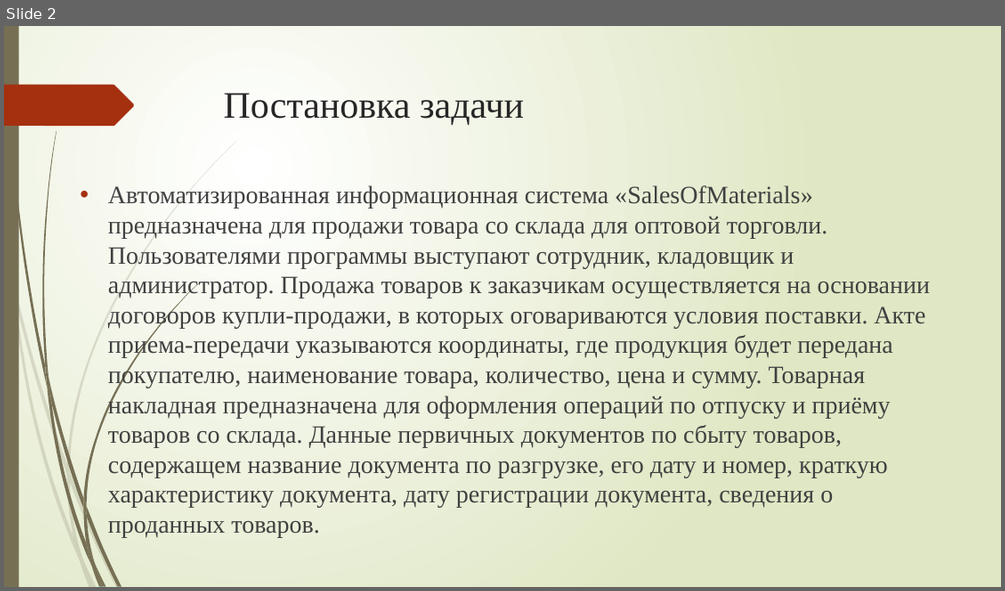
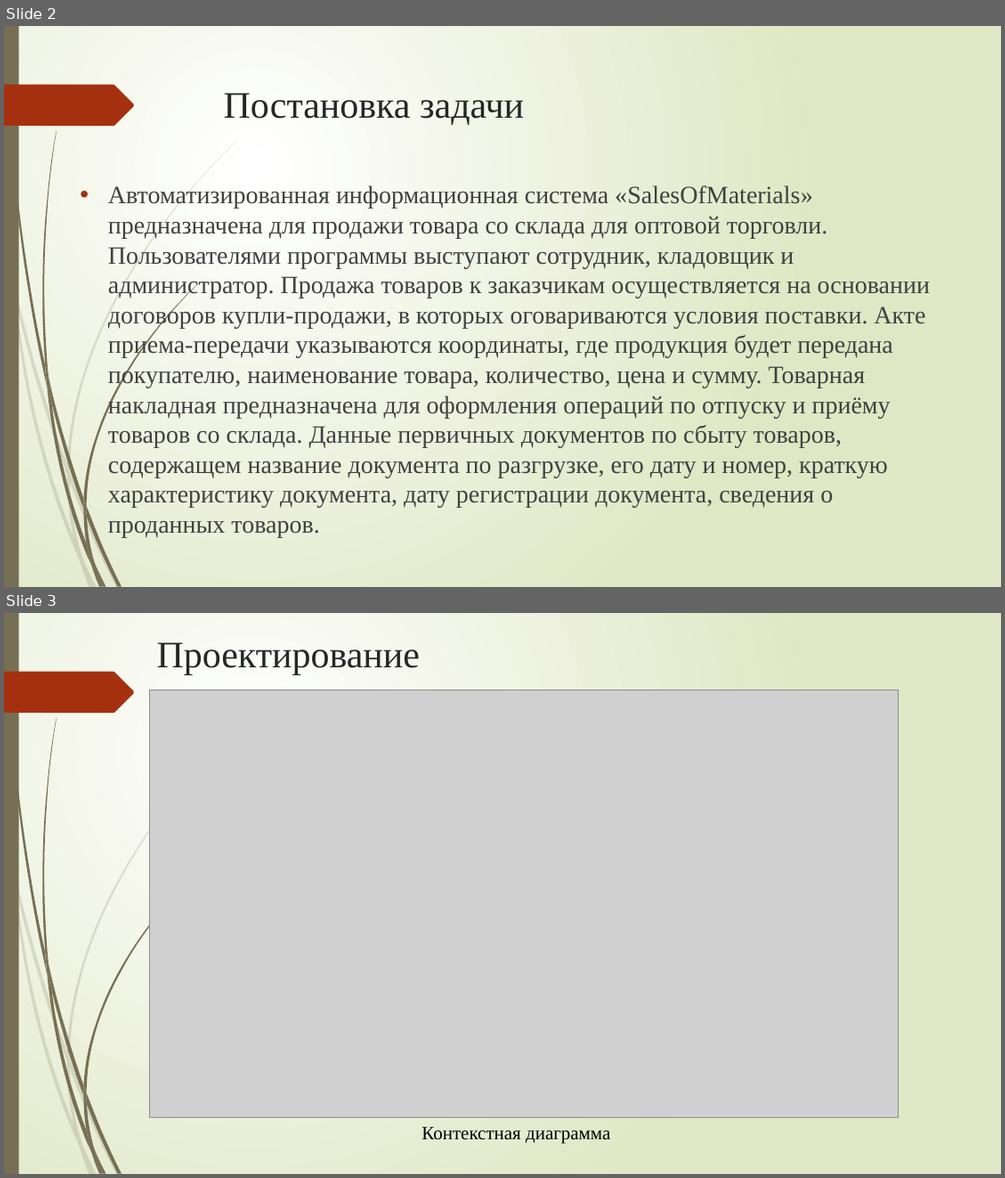
Before and after one commit to Renc345/kurs1, a slide deck: Стародубцев Максим.pptx. Shown one above the other, each under a label of ours: slide 2 before the commit, slides 2 and 3 after it. The pictures are 1005x591 and 1005x1178 pixels, drawn with LibreOffice and Linux fonts; fonts in the diff are those of the drawing; grey boxes stand for pictures. Boxes give left, top, right and bottom in pixels: in the first picture for what was removed or moved away, otherwise in the second. Text is boxed around its words. In the diff, an @@ line names an element or a change of style, - is before the commit and + after.

```diff
--- a/Стародубцев Максим.pptx
+++ b/Стародубцев Максим.pptx
@@ slide 3 added at [4, 613, 1001, 1174], background gradient #FFFFFF to #DFE8C4; not listed: 24 template elements that a slide beside it also shows @@
@@ title added at [157, 642, 420, 675], 36 pt, text #262626 @@
+Проектирование
@@ picture added at [149, 690, 898, 1117] @@
@@ text added at [421, 1127, 610, 1143], 18 pt, text #000000 @@
+Контекстная диаграмма
```
Also in this commit, not shown: 5 slides changed, 1 other slide added.
